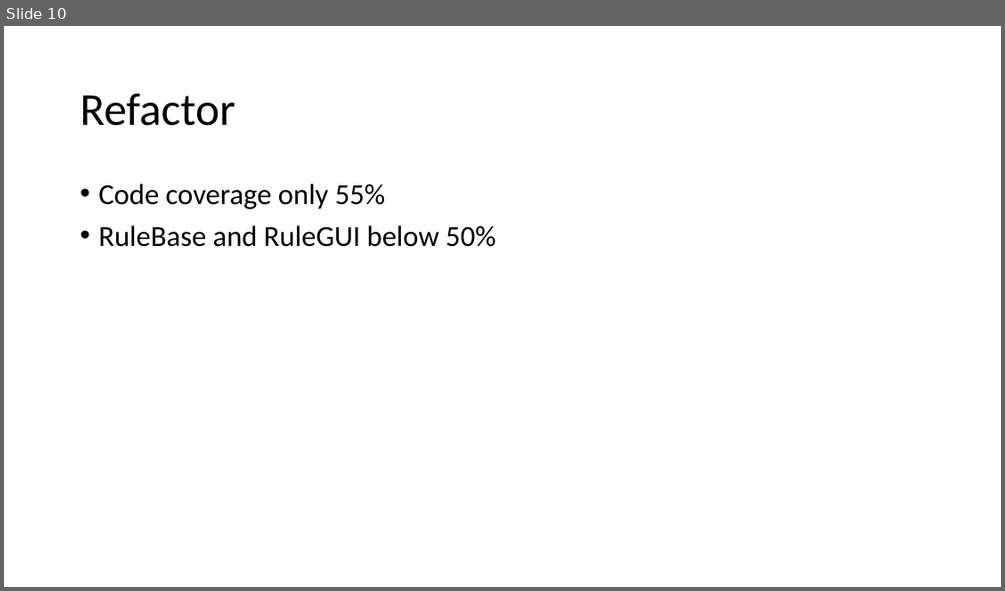
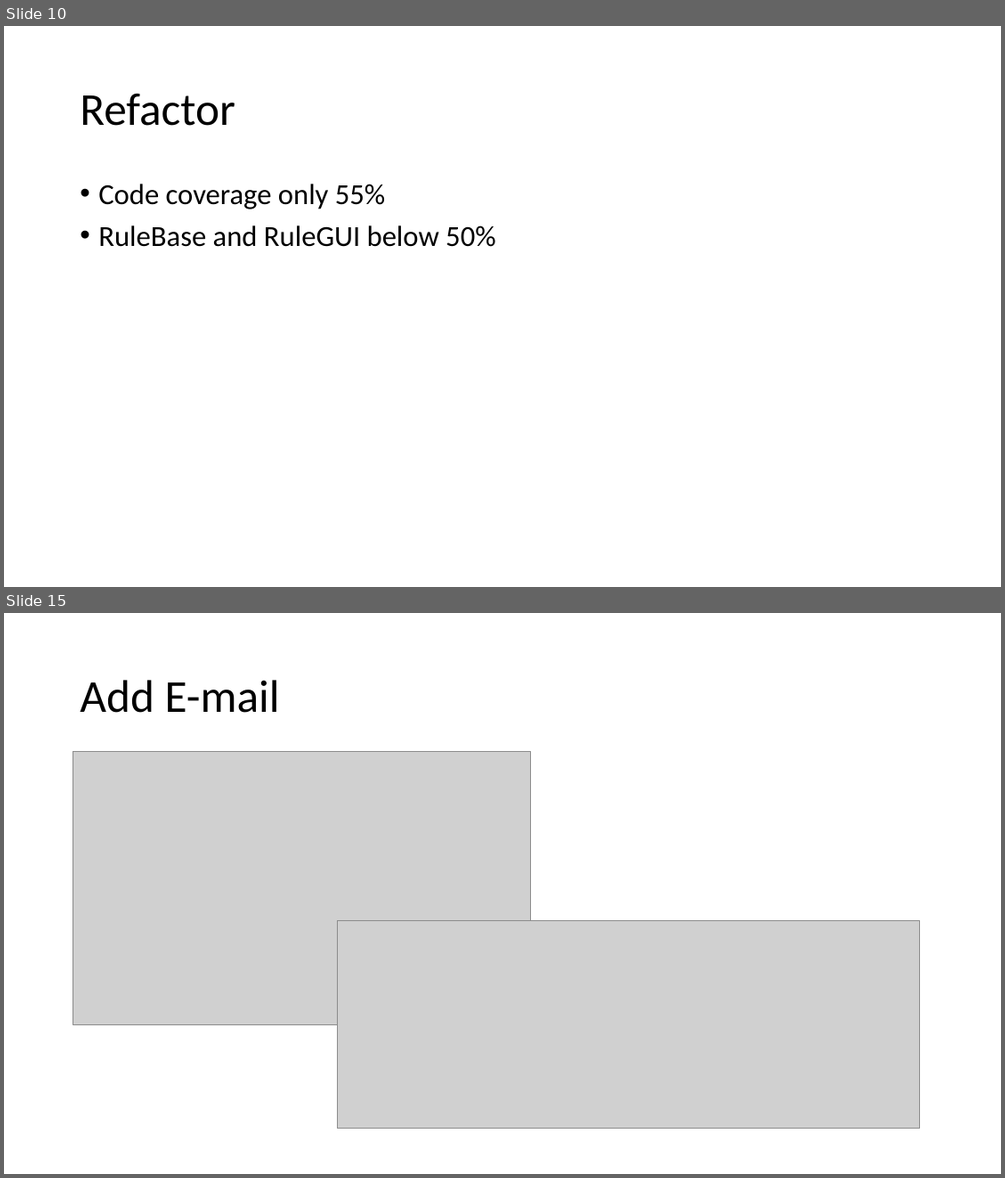
Before and after one commit to ernie55ernie/ShoppingCart, a slide deck: DM_PJ03_Probability.pptx. Shown one above the other, each under a label of ours: slide 10 before the commit, slides 10 and 15 after it; the slides between them are not shown. The pictures are 1005x591 and 1005x1178 pixels, drawn with LibreOffice and Linux fonts; fonts in the diff are those of the drawing; grey boxes stand for pictures. Boxes give left, top, right and bottom in pixels: in the first picture for what was removed or moved away, otherwise in the second. Text is boxed around its words. In the diff, an @@ line names an element or a change of style, - is before the commit and + after.

Commit message:
2015/5/28 Add E-mail function with gmail account not attached

```diff
--- a/DM_PJ03_Probability.pptx
+++ b/DM_PJ03_Probability.pptx
@@ slide 15 added at <box>4,613,1001,1174</box>, background #FFFFFF @@
@@ title added at <box>80,680,280,713</box>, 44 pt, text #000000 @@
+Add E-mail
@@ picture added at <box>73,751,531,1024</box> @@
@@ picture added at <box>337,920,919,1128</box> @@
```
Also in this commit, not shown: 2 slides changed, 3 other slides added, 3 other files.
